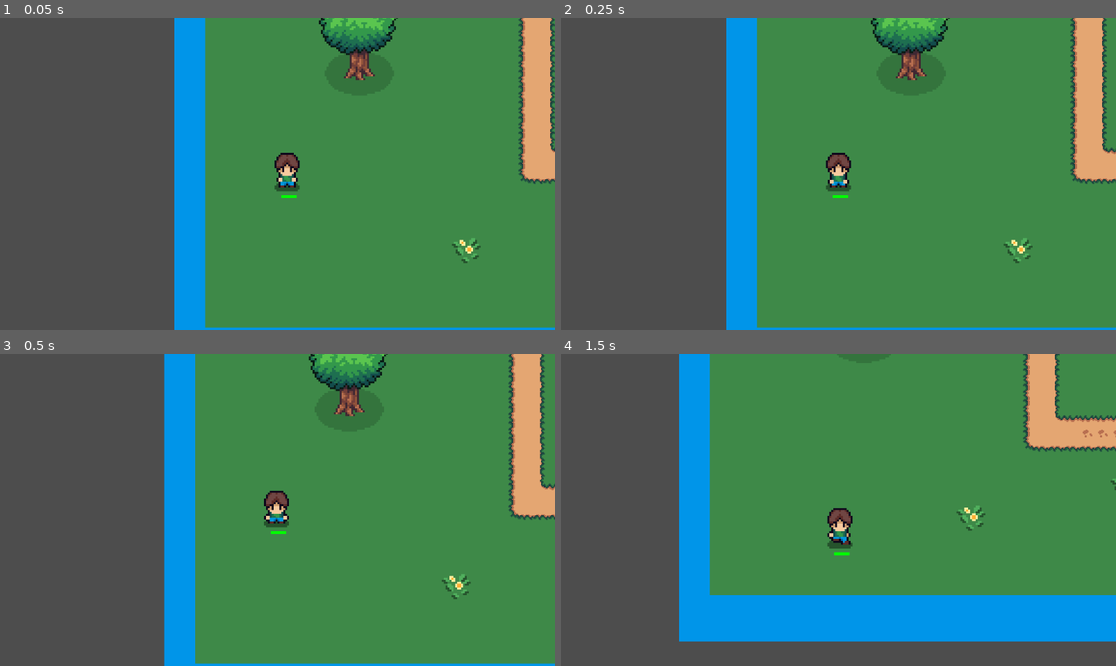
Above: before the commit, frames 1-4 (two rows, left to right).
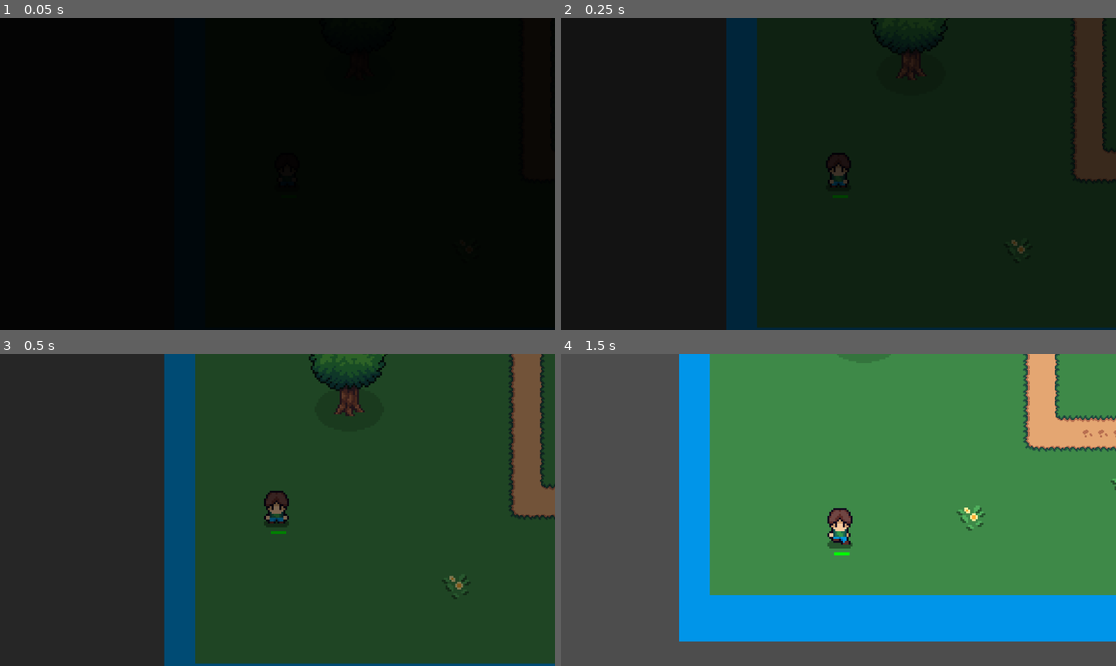
Above: after the commit, the same moments.

Repository: yi2003/godotTopDownActionGame
Game: Godot game, scene res://assets/scenes/main.tscn
Same seed, same stepped clock (60 frames per second), same inputs: the game is played once before the commit and once after it.
Inputs:
- Up to frame 1 (0.05 s): no input
- Up to frame 2 (0.25 s): no input
- Up to frame 3 (0.5 s): no input
- Up to frame 4 (1.5 s): tap Enter (ui_accept) at 0.5, 0.77 s; hold Right (ui_right) 0.53-1.28 s; hold Down (ui_down) from 1.28 s (still down)

The runs differ from the first frame. In frame 1, 100% of the frame differs, in the area x 0-100%, y 0-100%; in frame 2, 100%; in frame 3, 100%; in frame 4, nothing differs.
Error before the commit: Invalid assignment of property or key 'rect_size' with value of type 'Vector2' on a base object of type 'ColorRect'. (res://assets/scripts/fade_overlay.gd:25)

Commit message:
Fix: use Control.size property instead of deprecated rect_size for ColorRect

Diff:
--- a/assets/scripts/fade_overlay.gd
+++ b/assets/scripts/fade_overlay.gd
@@ -21,9 +21,8 @@
 func _on_viewport_size_changed():
 	var viewport = get_viewport()
 	var size = viewport.size
-	# Convert Vector2i to Vector2
-	fade_rect.rect_size = Vector2(size.x, size.y)
-	fade_rect.rect_position = Vector2.ZERO
+	fade_rect.size = Vector2(size.x, size.y)
+	fade_rect.position = Vector2.ZERO
 
 # Fade to a target alpha - returns a signal that completes when done
 func fade_to(target_alpha: float, duration: float = 1.0) -> Signal:
